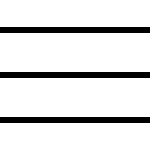
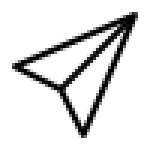
Comparing the layer stacks of the two 150 × 150 images. Changes:
added layer "btn-sent" above "btn-check" over (12, 12, 138, 138)
hid "btn-menu" over (0, 27, 150, 123)
